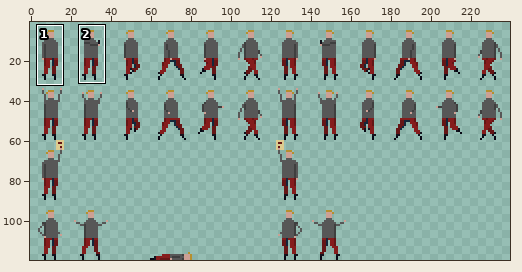
Edited in one commit: sprite sheet (src/sprites/citizen-3.png). Above, an overview of the earlier version with the close-up marked.
Close-up. First the earlier version:
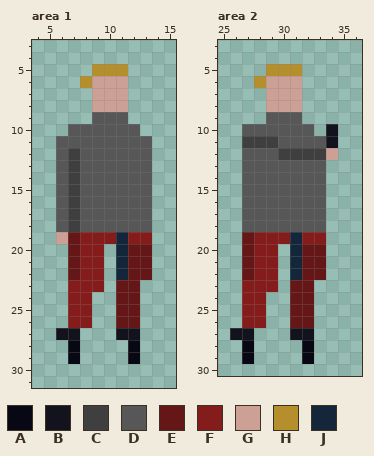
The file is 240x120 pixels. Shown: area 1: x 4..15, y 3..31; area 2: x 25..36, y 3..30. The wide view leaves out empty margins. The commit also changed other parts of the picture, which this record leaves out.
Palette (. is transparent): A #080814  B #13131d  C #3f3f3f  D #575757  E #651616  F #851c1c  G #cca094  H #b68f2d  J #14273a
Pixels before, area 1, first column x 6:
 5 ...HHH..
 6 ..HGGG..
 7 ...GGG..
 8 ...GGG..
 9 ...DDD..
10 .DDDDDD.
11 DDDDDDDD
12 DCDDDDDD
13 DCDDDDDD
14 DCDDDDDD
15 DCDDDDDD
16 DCDDDDDD
17 DCDDDDDD
18 DCDDDDDD
19 GEFFFJFF
20 .EFF.JEE
21 .EFF.JEE
22 .EFF.JEE
23 .FFF.EE.
24 .FF..EE.
25 .FF..EE.
26 .FF..EE.
27 BB...BB.
28 .A....A.
29 .A....A.
Pixels before, area 2, first column x 26:
 5 ...HHH...
 6 ..HGGG...
 7 ...GGG...
 8 ...GGG...
 9 ...DDD...
10 .DDDDDD.B
11 .CCCDDDDB
12 .DDDCCCCG
13 .DDDDDDD.
14 .DDDDDDD.
15 .DDDDDDD.
16 .DDDDDDD.
17 .DDDDDDD.
18 .DDDDDDD.
19 .EFFFJFF.
20 .EFF.JEE.
21 .EFF.JEE.
22 .EFF.JEE.
23 .FFF.EE..
24 .FF..EE..
25 .FF..EE..
26 .FF..EE..
27 BB...BB..
28 .A....A..
29 .A....A..
The same view after the edit:
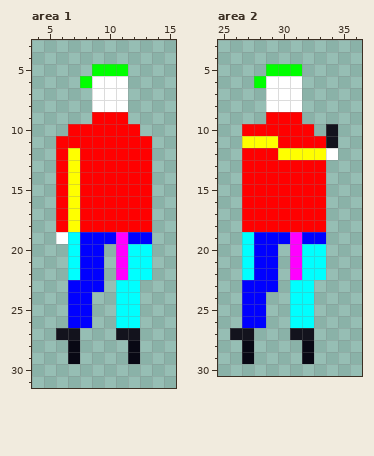
What changed:
colour C: #3f3f3f -> #ffff00
colour D: #575757 -> #ff0000
colour E: #651616 -> #00ffff
colour F: #851c1c -> #0000ff
colour G: #cca094 -> #ffffff
colour H: #b68f2d -> #00ff00
colour J: #14273a -> #ff00ff
